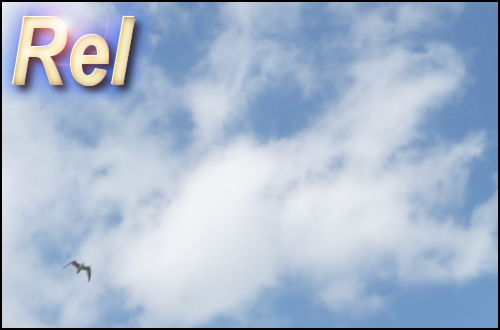
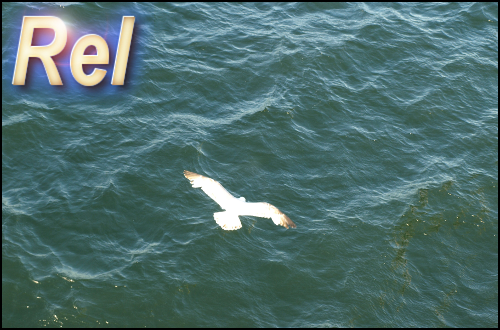
The second 500 x 330 image is a revision of the first. Changes to its layers:
hid "Pasted Layer" over [2, 2, 498, 328]
added layer "Clipboard" over [2, 2, 498, 328]
